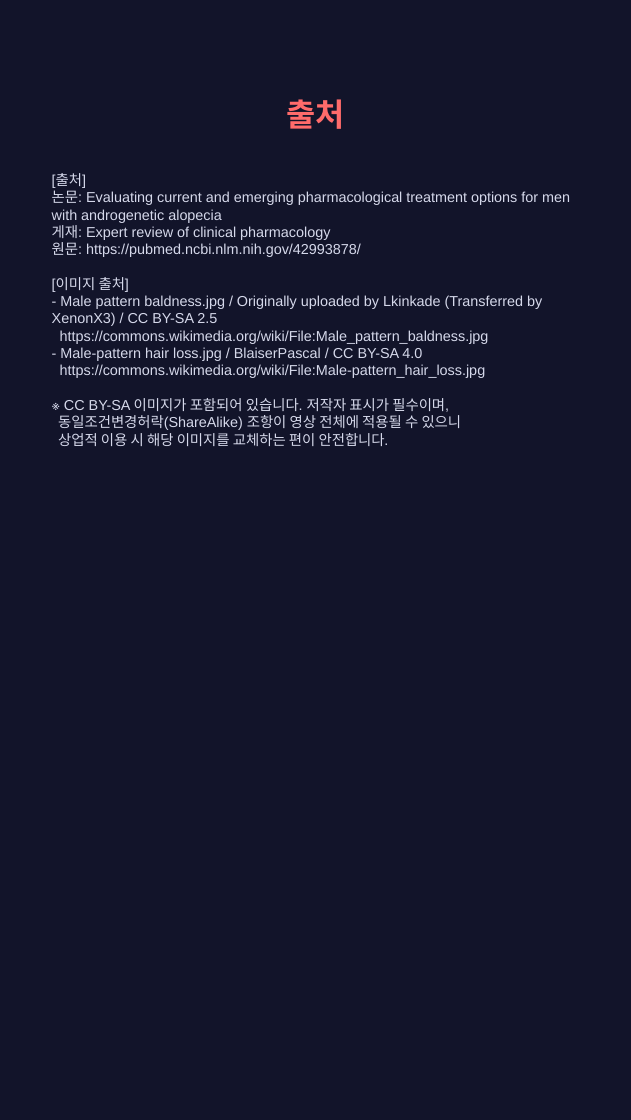
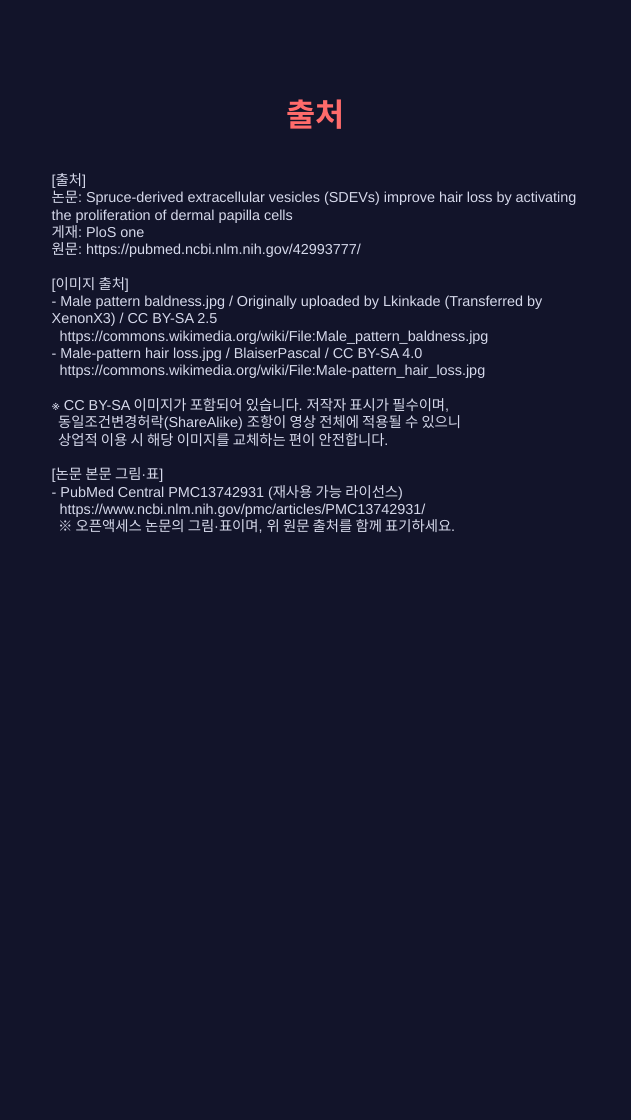
Before and after one commit to hyokang2010-BJ-ANTH/product-builder-test, a slide deck: slide 9 of pwa/data/latest/slides.pptx (slide 8 before the commit). Drawn at 631x1120 pixels with LibreOffice and Linux fonts; fonts in the diff are those of the drawing. Boxes give left, top, right and bottom in pixels: in the first picture for what was removed or moved away, otherwise in the second. Text is boxed around its words. In the diff, an @@ line names an element or a change of style, - is before the commit and + after.

```diff
--- a/pwa/data/latest/slides.pptx
+++ b/pwa/data/latest/slides.pptx
@@ text at <box>52,173,577,533</box>: text changed @@
-[출처]
-논문: Evaluating current and emerging pharmacological treatment options for men with androgenetic alopecia
-게재: Expert review of clinical pharmacology
-원문: https://pubmed.ncbi.nlm.nih.gov/42993878/
-[이미지 출처]
-- Male pattern baldness.jpg / Originally uploaded by Lkinkade (Transferred by XenonX3) / CC BY-SA 2.5
-https://commons.wikimedia.org/wiki/File:Male_pattern_baldness.jpg
-- Male-pattern hair loss.jpg / BlaiserPascal / CC BY-SA 4.0
-https://commons.wikimedia.org/wiki/File:Male-pattern_hair_loss.jpg
-※ CC BY-SA 이미지가 포함되어 있습니다. 저작자 표시가 필수이며,
-동일조건변경허락(ShareAlike) 조항이 영상 전체에 적용될 수 있으니
-상업적 이용 시 해당 이미지를 교체하는 편이 안전합니다.
+[출처]
+논문: Spruce-derived extracellular vesicles (SDEVs) improve hair loss by activating the proliferation of dermal papilla cells
+게재: PloS one
+원문: https://pubmed.ncbi.nlm.nih.gov/42993777/
+[이미지 출처]
+- Male pattern baldness.jpg / Originally uploaded by Lkinkade (Transferred by XenonX3) / CC BY-SA 2.5
+https://commons.wikimedia.org/wiki/File:Male_pattern_baldness.jpg
+- Male-pattern hair loss.jpg / BlaiserPascal / CC BY-SA 4.0
+https://commons.wikimedia.org/wiki/File:Male-pattern_hair_loss.jpg
+※ CC BY-SA 이미지가 포함되어 있습니다. 저작자 표시가 필수이며,
+동일조건변경허락(ShareAlike) 조항이 영상 전체에 적용될 수 있으니
+상업적 이용 시 해당 이미지를 교체하는 편이 안전합니다.
+[논문 본문 그림·표]
+- PubMed Central PMC13742931 (재사용 가능 라이선스)
+https://www.ncbi.nlm.nih.gov/pmc/articles/PMC13742931/
+※ 오픈액세스 논문의 그림·표이며, 위 원문 출처를 함께 표기하세요.
```
Also in this commit, not shown: 1 other slide changed, 5 slides added, 4 slides removed, 26 other files.
